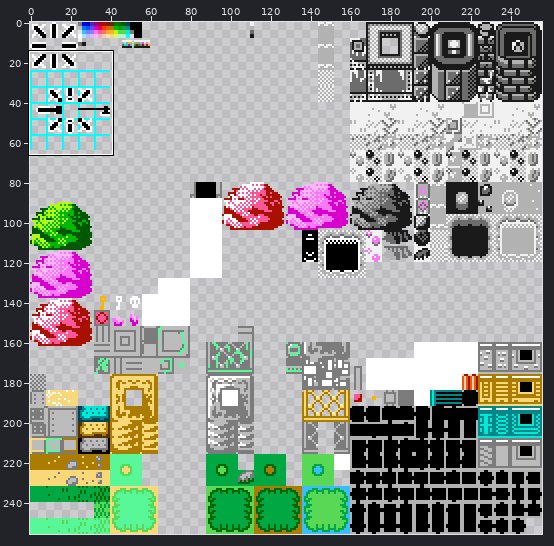
One commit to this sprite sheet: assets/char_sheet.png. The picture above shows the old version from afar; the outline marks the close-up.
Close-up. Before the commit:
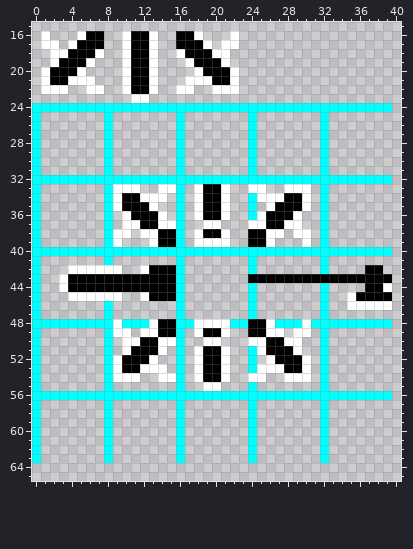
The file is 256x256 pixels. Colours within 5 levels of each other are drawn and written as one. Shown: x 0..40, y 15..65. The commit also changed other parts of the picture, which this record leaves out.
Once edited:
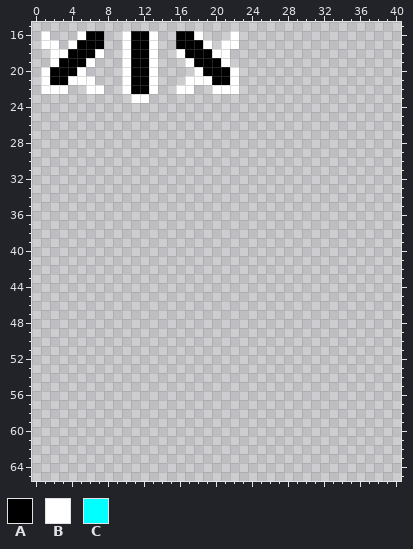
Palette (. is transparent): A #000000  B #ffffff  C #00ffff
Changes in this commit:
y 24: x 0..39 CCCCCCCCCCCCCCCCCCCCCCCCCCCCCCCCCCCCCCCC -> ........................................
y 25..31: x 0 C -> .; x 8 C -> .; x 16 C -> .; x 24 C -> .; x 32 C -> .
y 32: x 0..39 CCCCCCCCCCCCCCCCCCCCCCCCCCCCCCCCCCCCCCCC -> ........................................
y 33: x 0 C -> .; x 8..11 CBBB -> ....; x 14..16 BBC -> ...; x 18..21 BAAB -> ....; x 24..25 BB -> ..; x 28..30 BBB -> ...; x 32 C -> .
y 34: x 0 C -> .; x 8..14 CBAABBB -> .......; x 16 C -> .; x 18..21 BAAB -> ....; x 24..30 CBBBAAB -> .......; x 32 C -> .
y 35: x 0 C -> .; x 8..13 CBAAAB -> ......; x 16 C -> .; x 18..21 BAAB -> ....; x 24 C -> .; x 26..30 BAAAB -> .....; x 32 C -> .
y 36: x 0 C -> .; x 8 C -> .; x 10..14 BAAAB -> .....; x 16 C -> .; x 18..21 BAAB -> ....; x 24..29 CBAAAB -> ......; x 32 C -> .
y 37: x 0 C -> .; x 8 C -> .; x 10..16 BBAABBC -> .......; x 19..20 BB -> ..; x 24..29 BBAABB -> ......; x 32 C -> .
y 38: x 0 C -> .; x 8..10 CBB -> ...; x 12..16 BBAAC -> .....; x 18..21 BAAB -> ....; x 24..27 AABB -> ....; x 29..30 BB -> ..; x 32 C -> .
y 39: x 0 C -> .; x 8..9 CB -> ..; x 13..16 BAAC -> ....; x 18..21 BBBB -> ....; x 24..26 AAB -> ...; x 30 B -> .; x 32 C -> .
y 40: x 0..39 CCCCCCCCCCCCCCCCCCCCCCCCCCCCCCCCCCCCCCCC -> ........................................
y 41: x 0 C -> .; x 8 C -> .; x 16 C -> .; x 24 C -> .; x 32 C -> .
y 42: x 0 C -> .; x 4..9 BBBBBB -> ......; x 12..16 BAAAC -> .....; x 24 C -> .; x 32 C -> .; x 37..38 AA -> ..
y 43: x 0 C -> .; x 3..16 BAAAAAAAAAAAAC -> ..............; x 24..39 AAAAAAAAAAAAAAAA -> ................
y 44: x 0 C -> .; x 3..16 BAAAAAAAAAAAAC -> ..............; x 24 C -> .; x 32 C -> .; x 37..39 AAB -> ...
y 45: x 0 C -> .; x 4..9 BBBBBB -> ......; x 12..16 BAAAC -> .....; x 24 C -> .; x 32 C -> .; x 35..39 BAAAA -> .....
y 46: x 0 C -> .; x 8 C -> .; x 16 C -> .; x 24 C -> .; x 32 C -> .; x 35..39 BBBBB -> .....
y 47: x 0 C -> .; x 8 C -> .; x 16 C -> .; x 24 C -> .; x 32 C -> .
y 48: x 0..39 CCCCCCCCCBCCCBAACCBBBBCCAABCCCBCCCCCCCCC -> ........................................
y 49: x 0 C -> .; x 8..10 CBB -> ...; x 12..16 BBAAC -> .....; x 18..21 BAAB -> ....; x 24..27 AABB -> ....; x 29..30 BB -> ..; x 32 C -> .
y 50: x 0 C -> .; x 8 C -> .; x 10..16 BBAABBC -> .......; x 19..20 BB -> ..; x 24..29 BBAABB -> ......; x 32 C -> .
y 51: x 0 C -> .; x 8 C -> .; x 10..14 BAAAB -> .....; x 16 C -> .; x 18..21 BAAB -> ....; x 24..29 CBAAAB -> ......; x 32 C -> .
y 52: x 0 C -> .; x 8..13 CBAAAB -> ......; x 16 C -> .; x 18..21 BAAB -> ....; x 24 C -> .; x 26..30 BAAAB -> .....; x 32 C -> .
y 53: x 0 C -> .; x 8..14 CBAABBB -> .......; x 16 C -> .; x 18..21 BAAB -> ....; x 24..30 CBBBAAB -> .......; x 32 C -> .
y 54: x 0 C -> .; x 8..11 CBBB -> ....; x 14..16 BBC -> ...; x 18..21 BAAB -> ....; x 24..25 BB -> ..; x 28..30 BBB -> ...; x 32 C -> .
y 55: x 0 C -> .; x 8 C -> .; x 16 C -> .; x 19..20 BB -> ..; x 24 C -> .; x 32 C -> .
y 56: x 0..39 CCCCCCCCCCCCCCCCCCCCCCCCCCCCCCCCCCCCCCCC -> ........................................
y 57..63: x 0 C -> .; x 8 C -> .; x 16 C -> .; x 24 C -> .; x 32 C -> .
